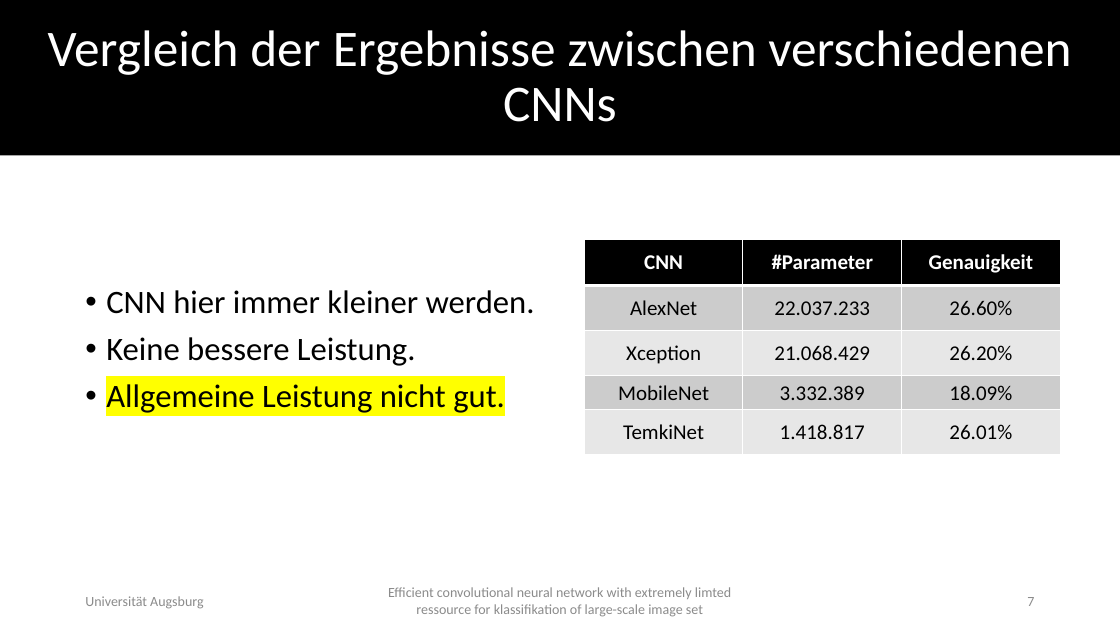
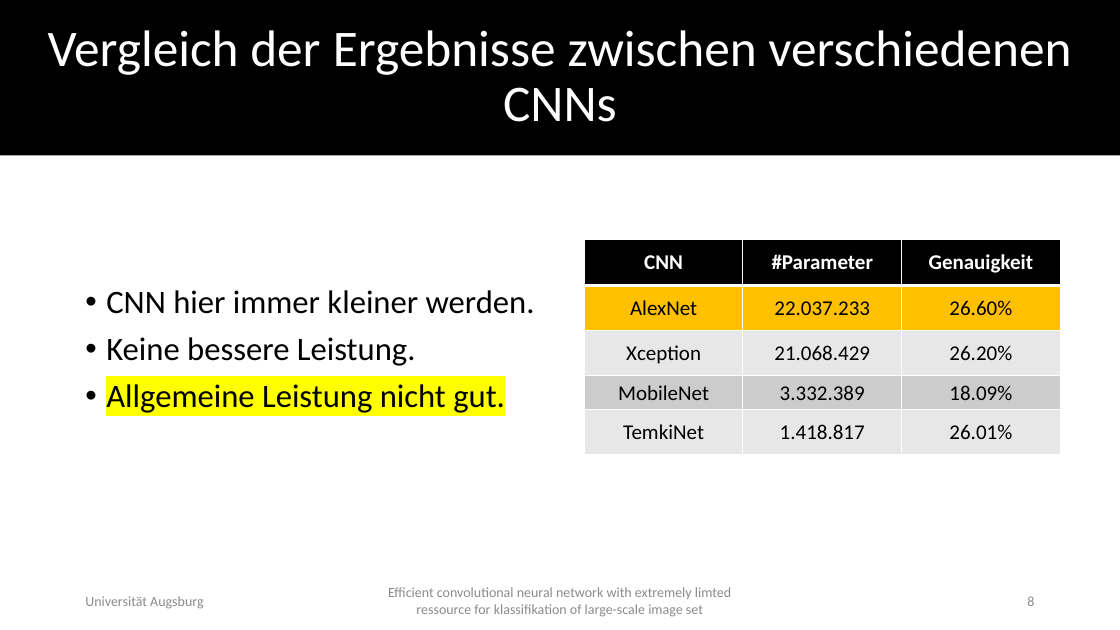
Before and after one commit to TEMKENG/Programme, a slide deck: slide 8 of bachelorarbeit-vorlage/Efficient convolutional neural network with extremely limted ressource.pptx (slide 7 before the commit). Drawn at 1120x630 pixels with LibreOffice and Linux fonts; fonts in the diff are those of the drawing. Boxes give left, top, right and bottom in pixels: in the first picture for what was removed or moved away, otherwise in the second. Text is boxed around its words. In the diff, an @@ line names an element or a change of style, - is before the commit and + after.

```diff
--- a/bachelorarbeit-vorlage/Efficient convolutional neural network with extremely limted ressource.pptx
+++ b/bachelorarbeit-vorlage/Efficient convolutional neural network with extremely limted ressource.pptx
@@ table at [585,240,1061,455] @@
@@ fill #CCCCCC to #FFC000 in row 2 @@
@@ page number at [1027,596,1034,606]: text changed @@
-7
+8
```
Also in this commit, not shown: 11 other slides changed, 4 slides added, 11 other files.
